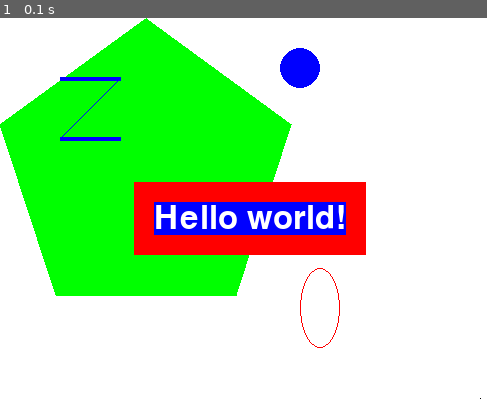
Above: before the commit, frame 1.
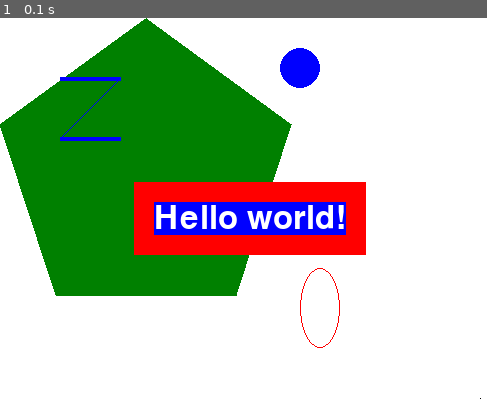
Above: after the commit, the same moment.

Repository: Frazzer951/CPSC-386-Game-Design
Game: pygame game, started from first_graphics.py
Two runs of this game, one before a commit and one after it. Both use one fixed random seed, a clock stepped at 60 frames per second and the inputs below.
Inputs:
- Up to frame 1 (0.1 s): no input

The runs differ from the first frame. In frame 1, 25% of the frame differs, in the area x 0-60%, y 0-72%.

Commit message:
add colors

Diff:
--- a/first_graphics.py
+++ b/first_graphics.py
@@ -1,6 +1,17 @@
-import pygame, sys
+import pygame
+import sys
 
-# from pygame.locals import *
+# Set up the colors.
+BLACK = (0, 0, 0)
+BLUE = (0, 0, 255)
+GRAY = (128, 128, 128)
+GREEN = (0, 128, 0)
+LIME = (0, 255, 0)
+PURPLE = (128, 0, 128)
+RED = (255, 0, 0)
+TEAL = (0, 128, 128)
+WHITE = (255, 255, 255)
+YELLOW = (255, 255, 0)
 
 
 def play():
@@ -10,13 +21,6 @@
     # Set up the window.
     windowSurface = pygame.display.set_mode((500, 400), 0, 32)
     pygame.display.set_caption("Hello world!")
-
-    # Set up the colors.
-    BLACK = (0, 0, 0)
-    WHITE = (255, 255, 255)
-    RED = (255, 0, 0)
-    GREEN = (0, 255, 0)
-    BLUE = (0, 0, 255)
 
     # Set up the fonts.
     basicFont = pygame.font.SysFont(None, 48)
